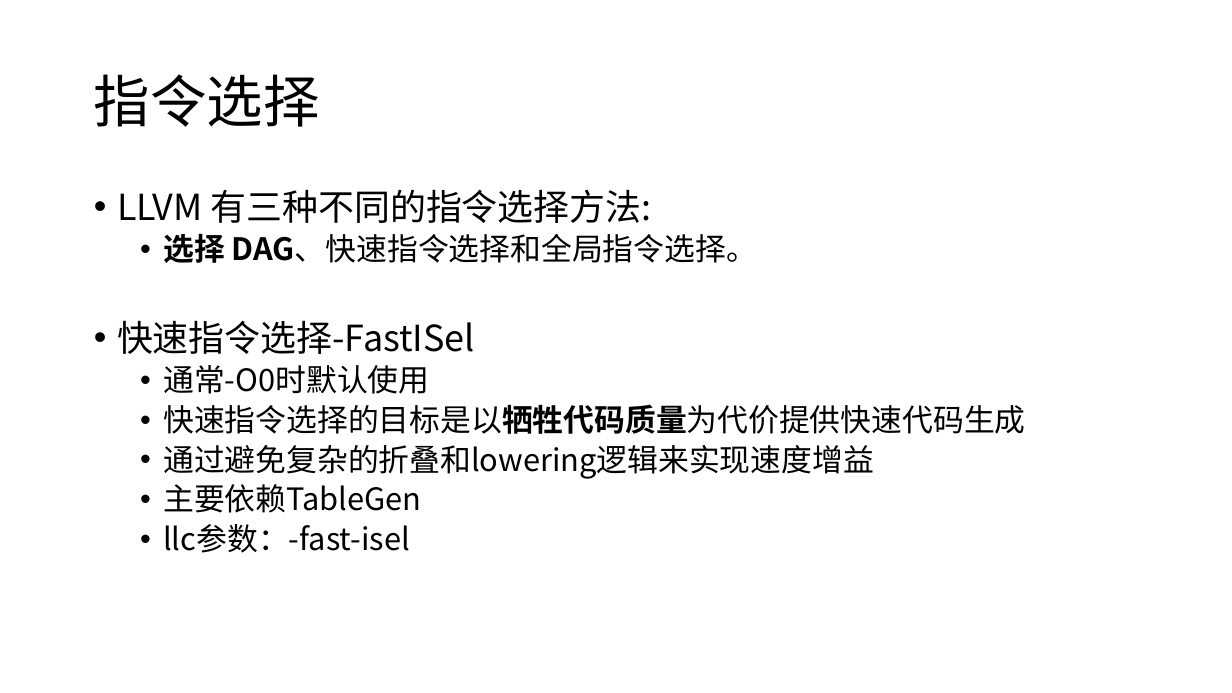
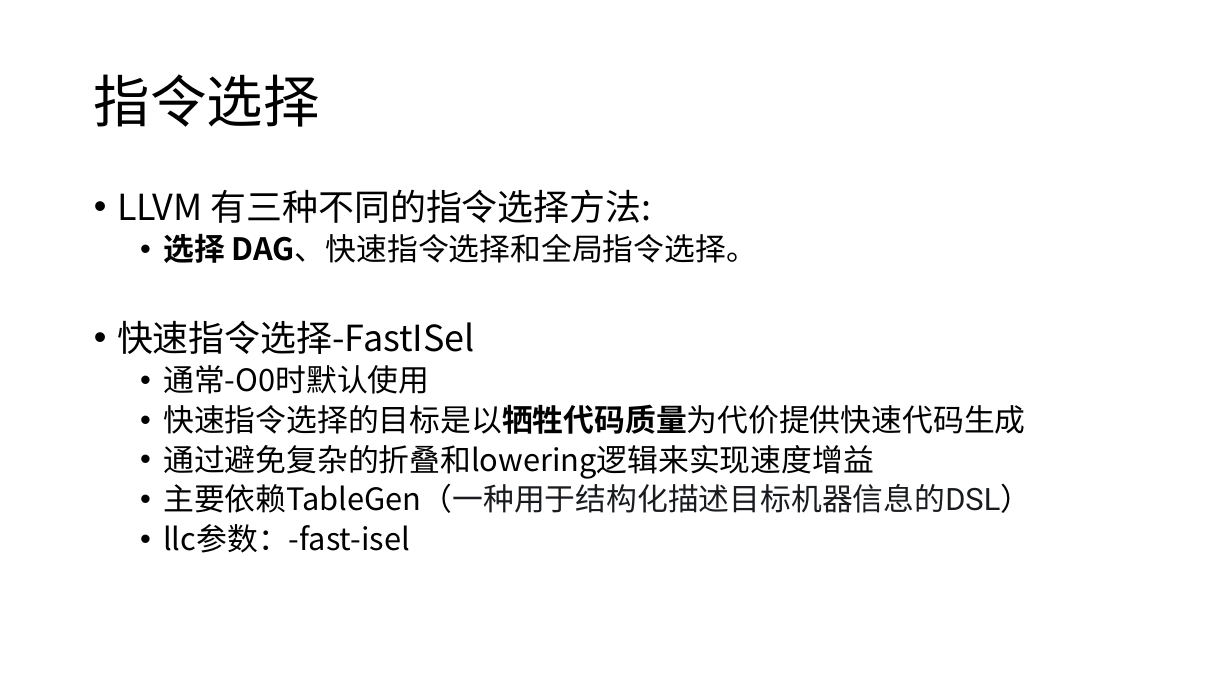
Before and after one commit to JYRoy/MLC-Learning, a slide deck: slide 34 of LLVM/04.LLVM Backend.pptx (slide 32 before the commit). Drawn at 1232x693 pixels with LibreOffice and Linux fonts; fonts in the diff are those of the drawing. Boxes give left, top, right and bottom in pixels: in the first picture for what was removed or moved away, otherwise in the second. Text is boxed around its words. In the diff, an @@ line names an element or a change of style, - is before the commit and + after.

```diff
--- a/LLVM/04.LLVM Backend.pptx
+++ b/LLVM/04.LLVM Backend.pptx
@@ text at box(163, 483, 1031, 513): text changed; font Noto Sans CJK SC to Roboto; text colour #000000 to #191B1F @@
-  • 主要依赖TableGen
+  • 主要依赖TableGen（一种用于结构化描述目标机器信息的DSL）
```
Also in this commit, not shown: 17 other slides changed, 5 slides added, 1 slide removed.
